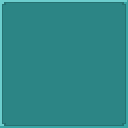
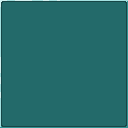
The second 128 × 128 image is a revision of the first. Changes to its layers:
added layer "Pasted Layer" above "ui_box3.tga" over [0, 0, 128, 128]
